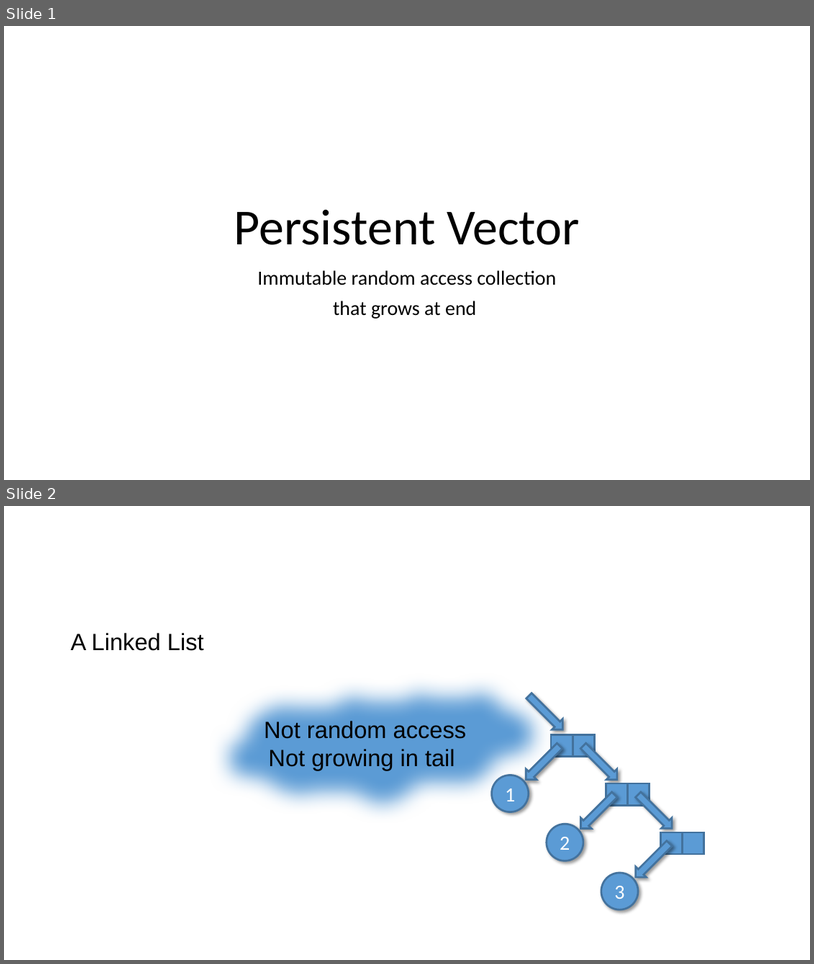
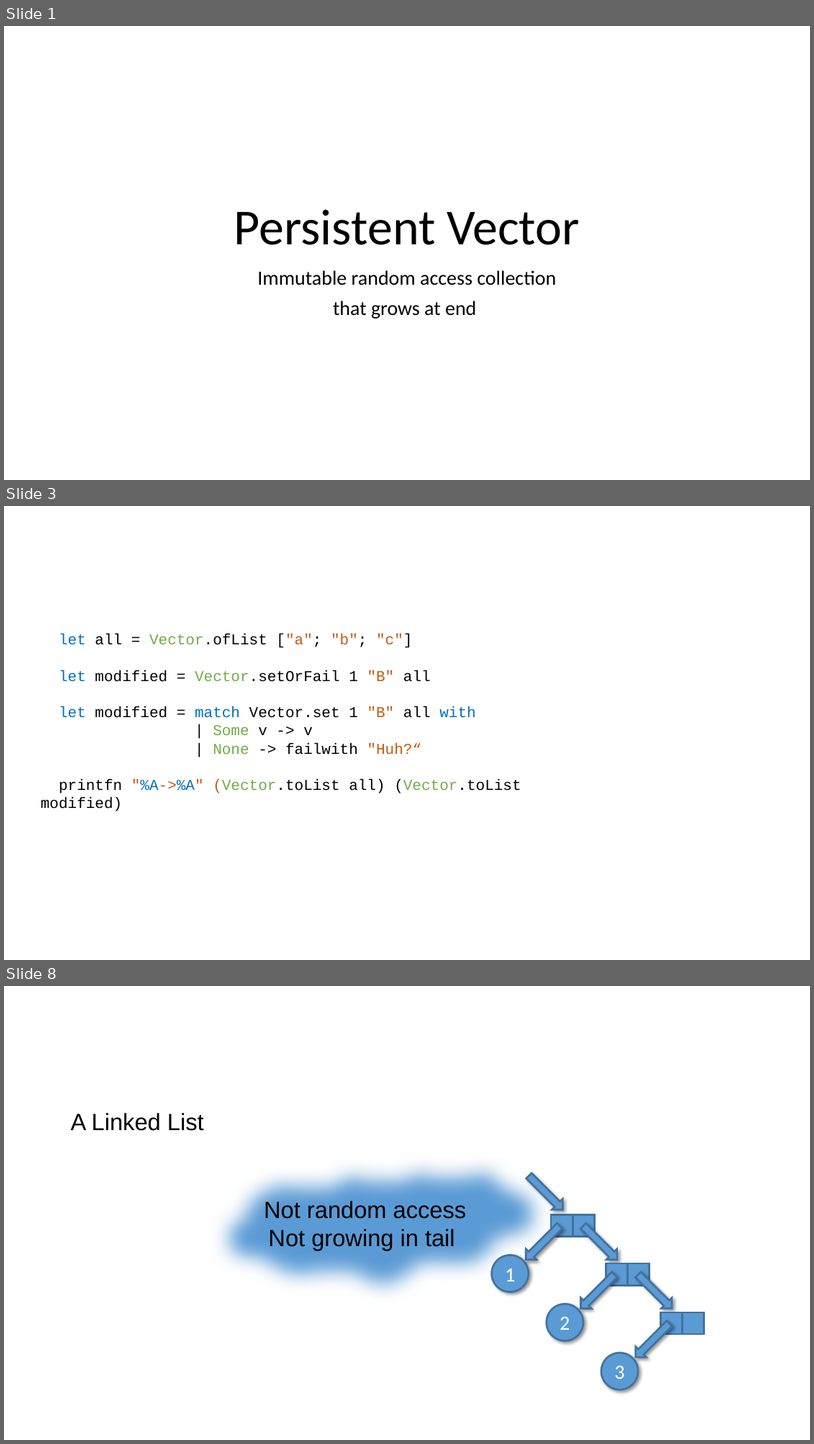
Before and after one commit to stefanvstein/fsgrit, a slide deck: vector.pptx. Shown one above the other, each under a label of ours: slides 1 and 2 before the commit, slides 1, 3 and 8 after it; the slides between them are not shown. The pictures are 814x964 and 814x1444 pixels, drawn with LibreOffice and Linux fonts; fonts in the diff are those of the drawing. Boxes give left, top, right and bottom in pixels: in the first picture for what was removed or moved away, otherwise in the second. Text is boxed around its words. In the diff, an @@ line names an element or a change of style, - is before the commit and + after.

```diff
--- a/vector.pptx
+++ b/vector.pptx
@@ slide 3 added at [4,506,810,960], background #FFFFFF @@
@@ text added at [41,633,521,811], 18 pt, text #000000 @@
+let all = Vector.ofList ["a"; "b"; "c"]
+let modified = Vector.setOrFail 1 "B" all
+let modified = match Vector.set 1 "B" all with
+| Some v -> v
+| None -> failwith "Huh?“
+printfn "%A->%A" (Vector.toList all) (Vector.toList modified)
@@ what was slide 2 is now slide 8 @@
```
Also in this commit, not shown: 5 other slides added, 2 other files.
